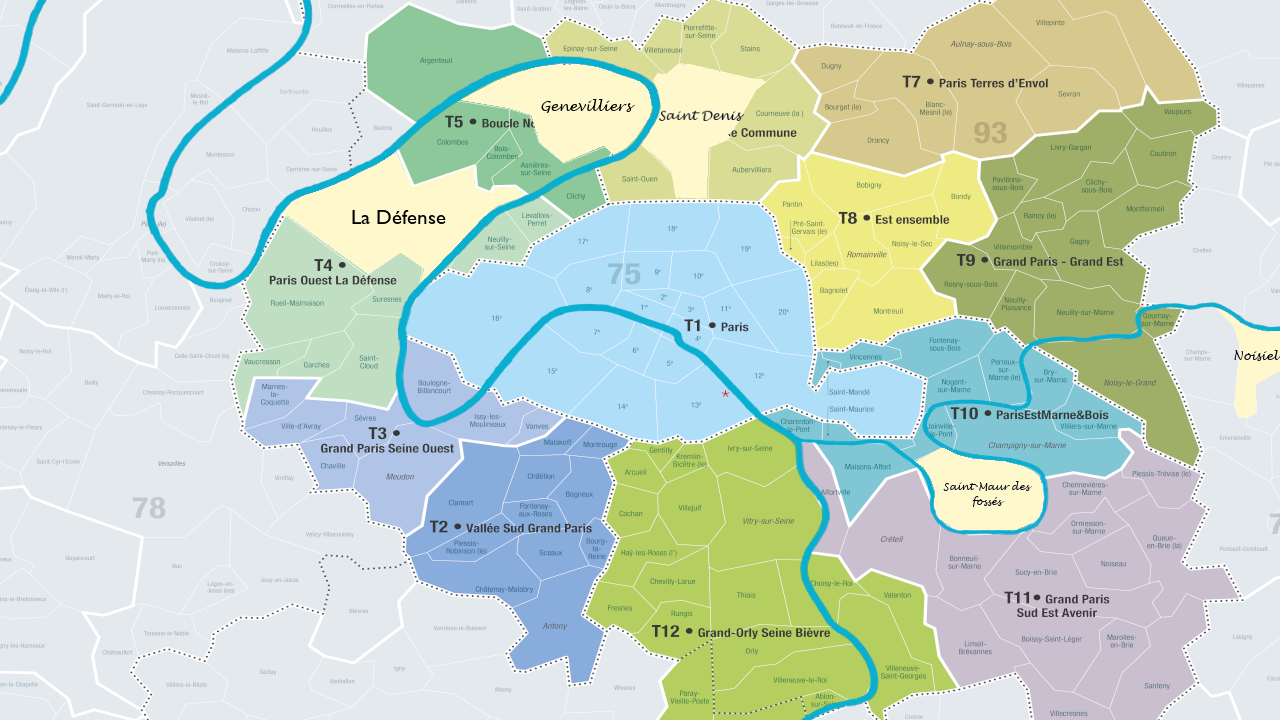
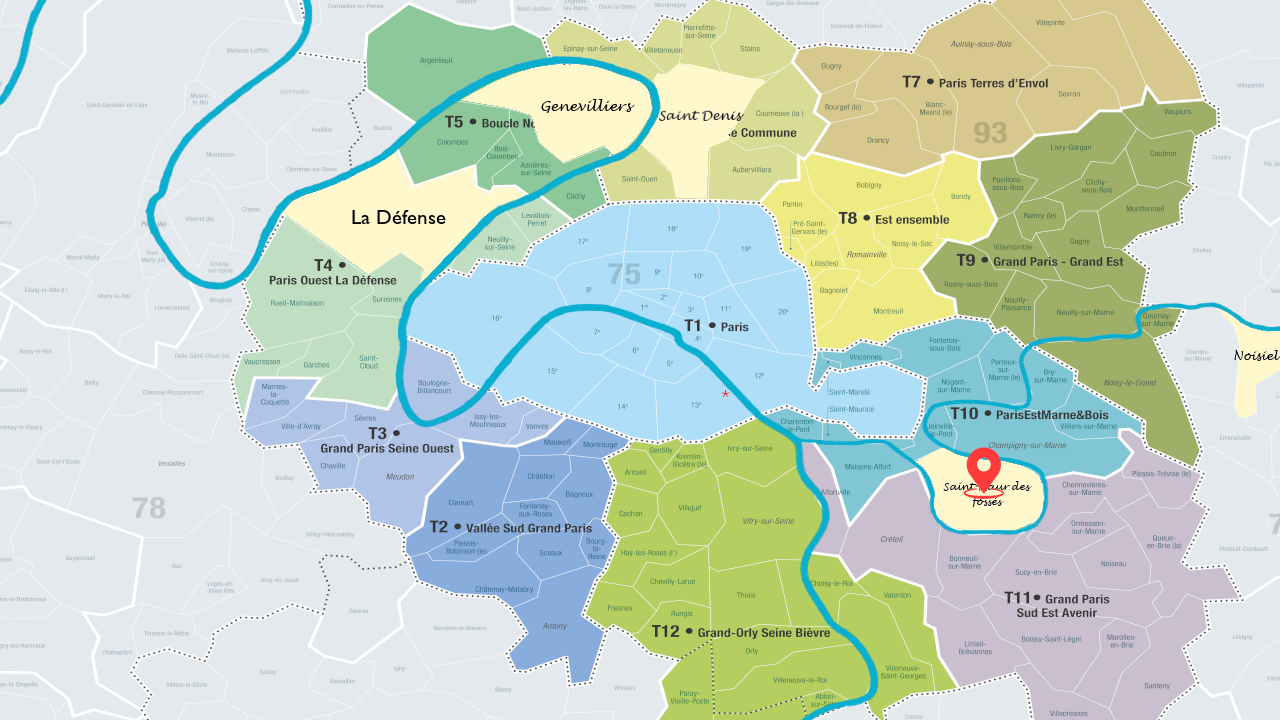
Revision of a layered (1280, 720) image; what changed, layer by layer:
added layer "localisation" above "la défense sélectionnée" over left=963, top=447, right=1004, bottom=499
showed group "saint_maur_des_fosses" (3 layers) over left=963, top=448, right=1004, bottom=499
